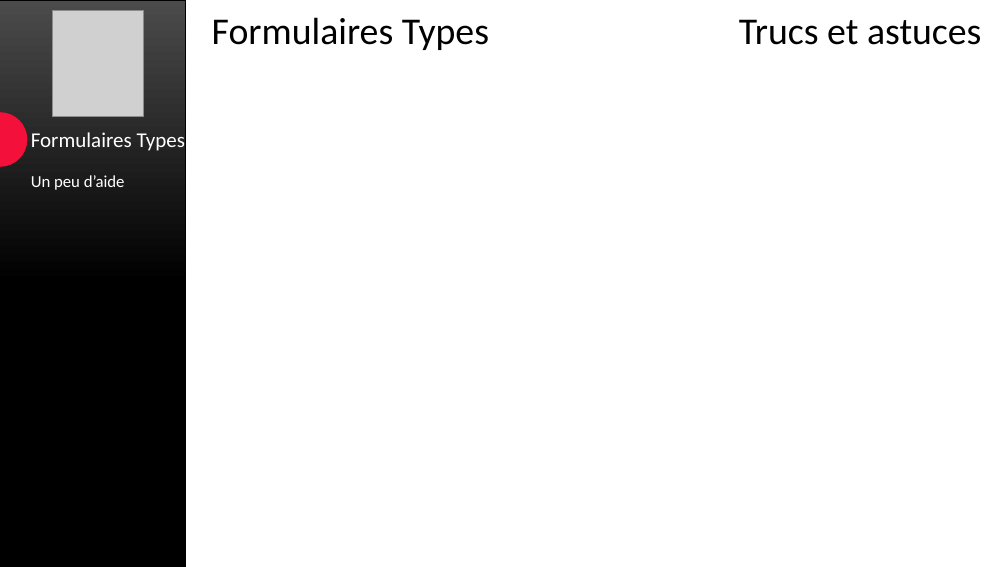
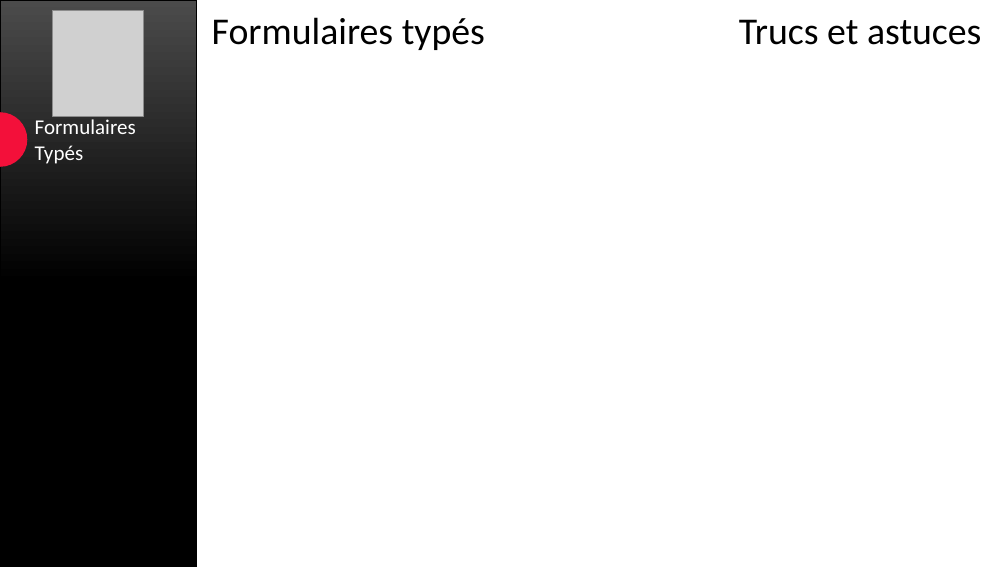
Before and after one commit to yatho/atelier-Angular17, a slide deck: slide 20 of Présentation.pptx (slide 19 before the commit). Drawn at 1008x567 pixels with LibreOffice and Linux fonts; fonts in the diff are those of the drawing; grey boxes stand for pictures. Boxes give left, top, right and bottom in pixels: in the first picture for what was removed or moved away, otherwise in the second. Text is boxed around its words. In the diff, an @@ line names an element or a change of style, - is before the commit and + after.

```diff
--- a/Présentation.pptx
+++ b/Présentation.pptx
@@ freeform shape: place and size @@
-freeform shape at box(0, 0, 185, 567)
+freeform shape at box(0, 0, 197, 567)
@@ text at box(212, 17, 485, 50): text changed @@
-Formulaires Types
+Formulaires typés
@@ text at box(35, 119, 136, 164): text changed @@
-Formulaires Types
+Formulaires Typés
@@ text removed at box(31, 175, 125, 190) @@
-Un peu d’aide
```
Also in this commit, not shown: 2 other slides changed, 1 slide added.
